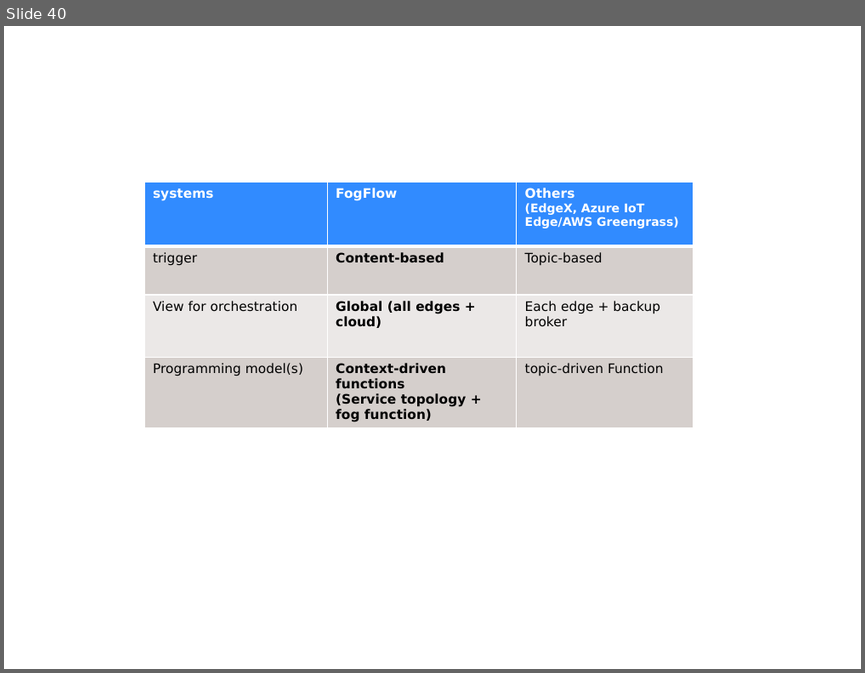
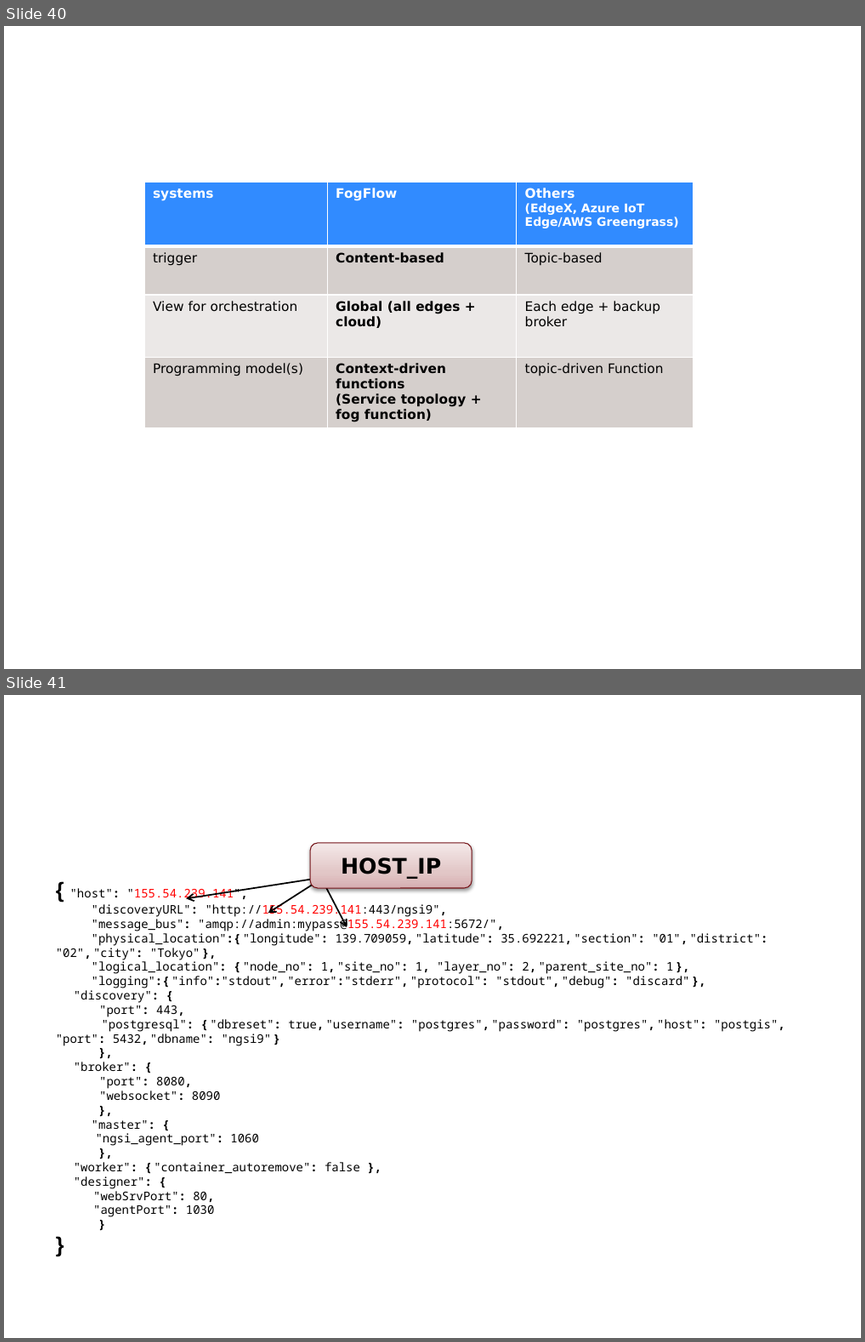
Before and after one commit to smartfog/fogflow, a slide deck: doc/en/source/figures/figures.pptx. Shown one above the other, each under a label of ours: slide 40 before the commit, slides 40 and 41 after it. The pictures are 865x673 and 865x1342 pixels, drawn with LibreOffice and Linux fonts; fonts in the diff are those of the drawing. Boxes give left, top, right and bottom in pixels: in the first picture for what was removed or moved away, otherwise in the second. Text is boxed around its words. In the diff, an @@ line names an element or a change of style, - is before the commit and + after.

```diff
--- a/doc/en/source/figures/figures.pptx
+++ b/doc/en/source/figures/figures.pptx
@@ slide 41 added at (4, 695, 861, 1338), background #FFFFFF @@
@@ rounded rectangle added at (310, 843, 472, 889), fill gradient #D7B0B0 to #E2C8C9 to #F4EAEA, outline #761318 0.75 pt, 18 pt, text #000000, bold @@
+HOST_IP
@@ text added at (56, 888, 785, 1217), 10 pt, text #000000 @@
+{ "host": "155.54.239.141",
+"discoveryURL": "http://155.54.239.141:443/ngsi9",
+"message_bus": "amqp://admin:mypass@155.54.239.141:5672/",
+"physical_location":{ "longitude": 139.709059, "latitude": 35.692221, "section": "01", "district": "02", "city": "Tokyo" },
+"logical_location": { "node_no": 1, "site_no": 1, "layer_no": 2, "parent_site_no": 1 },
+"logging":{ "info":"stdout", "error":"stderr", "protocol": "stdout", "debug": "discard" },
+"discovery": {
+"port": 443,
+"postgresql": { "dbreset": true, "username": "postgres", "password": "postgres", "host": "postgis", "port": 5432, "dbname": "ngsi9" }
+},
+"broker": {
+"port": 8080,
+"websocket": 8090
+},
+"master": {
+"ngsi_agent_port": 1060
+},
+"worker": { "container_autoremove": false },
+"designer": {
+"webSrvPort": 80,
+"agentPort": 1030
+}
+}
@@ arrow added from (322, 878) to (187, 899), #000000 1.25 pt @@
@@ arrow added from (321, 879) to (268, 913), #000000 1.25 pt @@
@@ arrow added from (322, 879) to (347, 927), #000000 1.25 pt @@
```
Also in this commit, not shown: 1 slide changed, 8 other files.
